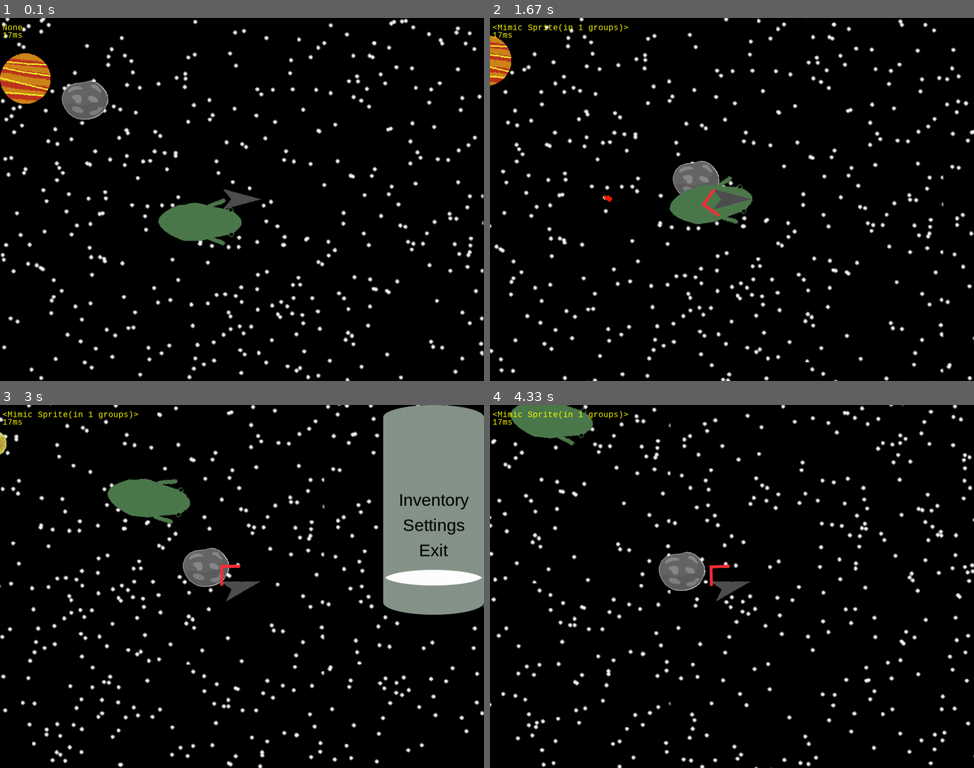
Above: before the commit, frames 1-4 (two rows, left to right).
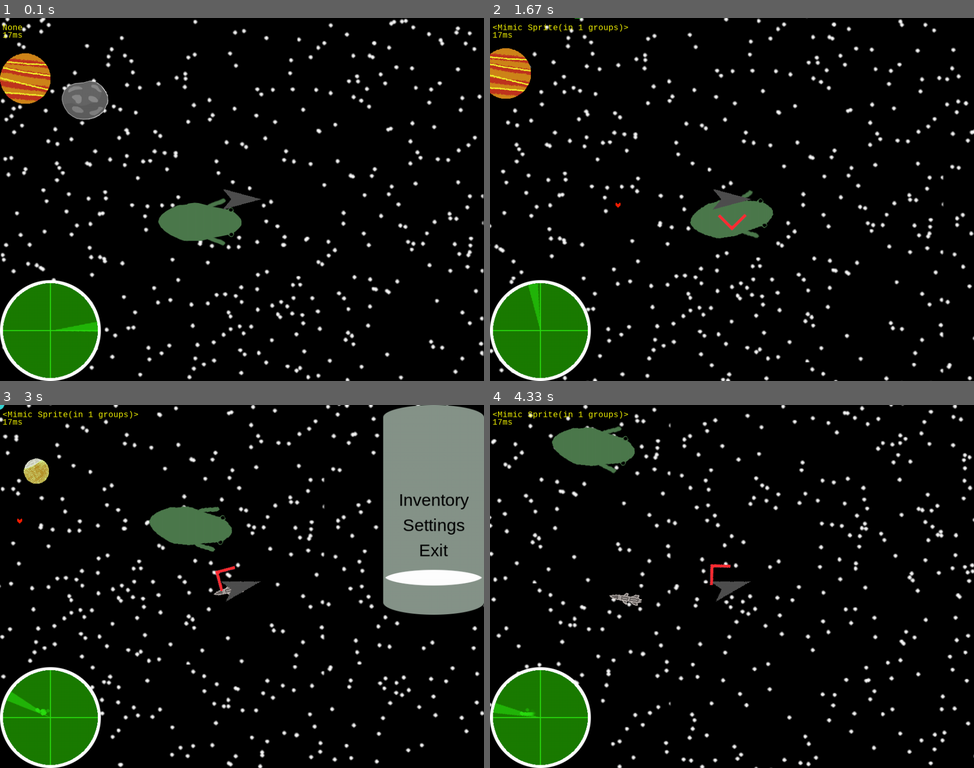
Above: after the commit, the same moments.

Repository: Jacob-OTW/Explorer-in-PyGame
Game: pygame game, started from main.py
Two runs of this game, one before a commit and one after it. Both use one fixed random seed, a clock stepped at 60 frames per second and the inputs below.
Inputs (mouse positions are in pixels of both pictures, inside the frame that each line leads up to):
- Up to frame 1 (0.1 s): no input
- Up to frame 2 (1.67 s): hold Q 0.33-0.8 s; hold Up 0.33-0.8 s; tap G at 0.83 s; tap Space at 1.17 s; click (615, 203) at 1.55 s
- Up to frame 3 (3 s): tap A at 1.83 s; tap E at 2.17 s; tap I at 2.5, 2.98 s; hold Q from 2.83 s (still down); hold Up from 2.83 s (still down)
- Up to frame 4 (4.33 s): release Q at 3.3 s; release Up at 3.3 s; hold Up 3.33-3.8 s; tap Space at 3.4, 3.7, 4.23 s; tap I at 3.48 s; tap Enter at 3.83 s; hold Down from 4.17 s (still down); tap G at 4.32 s

The runs differ from the first frame. In frame 1, 4.6% of the frame differs, in the area x 0-21%, y 72-100%; in frame 2, 7.9%; in frame 3, 8.5%, in the area x 0-51%, y 0-100%; in frame 4, 8.0%.

Commit message:
Added missile, uses predicted line of sight and will curve into target. Missile will track current radar target.

Diff:
--- a/main.py
+++ b/main.py
@@ -12,6 +12,7 @@
 from star_obj import Stars
 from space_probe_obj import space_probe_group
 from radar_obj import radar_group, radar, radar_ping_group
+from missile_obj import missile_group, add_missile
 
 
 def HandleKeys():
@@ -43,6 +44,8 @@
                     r = random.choice(radar_ping_group.sprites())
                     radar.lock = r.target
                     map_selector.set_target(r)
+            if event.key == pygame.K_q:
+                add_missile()
 
 
 class MouseTrail:  # This class is for debugging
@@ -78,7 +81,7 @@
 myfont = pygame.font.SysFont("monospace", 16)  # setup font for text
 
 last_time = time.time()
-play.inventory.append('Probe')
+play.inventory.append('Radar')
 while True:
     # Timing
     frame_time = time.time() - last_time
@@ -98,6 +101,7 @@
     map_selector_group.update()
     radar_group.update()
     radar_ping_group.update()
+    missile_group.update()
 
     # Visual
     stage.screen.fill('black')  # Fill the 'screen' surface with a solid color
@@ -105,6 +109,7 @@
     space_probe_group.draw(stage.screen)
     planet_group.draw(stage.screen)  # Draw the planets
     creature_group.draw(stage.screen)
+    missile_group.draw(stage.screen)
     player_group.draw(stage.screen)
     if map_selector.target:
         arrow_group.draw(stage.screen)
--- /dev/null
+++ b/missile_obj.py
@@ -0,0 +1,75 @@
+import pygame
+import math
+from settings import stage
+from player_obj import play
+from planet_obj import planet_group
+from radar_obj import radar
+
+
+def add_missile():
+    missile_group.add(
+        Missile((stage.XScroll + play.rect.centerx, stage.YScroll + play.rect.centery), (play.XF, play.YF)))
+
+
+def dis_to(mp, tp):
+    x = tp[0] - mp[0]
+    y = tp[1] - mp[1]
+    return math.sqrt(x ** 2 + y ** 2)
+
+
+def dir_to(mp, tp):
+    convert = 57.29577951
+    x = tp[0] - mp[0]
+    y = tp[1] - mp[1]
+    if y == 0:
+        return 90 if x > 0 else 270
+    if y > 0:
+        return (math.atan(x / y)) * convert
+    else:
+        return math.atan(x / y) * convert + 180
+
+
+class Missile(pygame.sprite.Sprite):
+    def __init__(self, start, force):
+        super().__init__()
+        self.idle = pygame.transform.scale(pygame.image.load('Assets/Missile/idle.png').convert_alpha(), (80, 80))
+        self.image = self.idle
+        self.rect = self.image.get_rect()
+        self.mask = pygame.mask.from_surface(self.image)
+        self.start = start
+        self.force = pygame.math.Vector2(force)
+        self.angle = 0
+        self.health = 900
+        self.target = radar.lock
+
+    def update(self):
+        # Position
+        self.start += self.force
+        self.image = pygame.transform.rotate(self.idle, self.angle)
+        self.rect = self.image.get_rect(center=(self.start[0] - stage.XScroll, self.start[1] - stage.YScroll))
+
+        # Lifespan
+        self.health -= 1
+        if self.health < 0:
+            self.kill()
+
+        # Tracking
+        if self.target:
+            convert = 360 / (math.pi * 2)
+            x = self.target.rect.centerx + ((dis_to(self.rect.center, self.target.rect.center) / abs(self.force[0]) + 2) * self.target.XF / 2)
+            y = self.target.rect.centery + ((dis_to(self.rect.center, self.target.rect.center) / abs(self.force[1]) + 2) * self.target.YF / 2)
+            predict = (x, y)
+            self.angle = dir_to(self.rect.center, predict) - 90
+            self.start = (
+                self.start[0] + (math.cos(self.angle / convert) * 2), self.start[1] - math.sin(self.angle / convert) * 2)
+
+        # Collision
+        for planet in planet_group.sprites():
+            offset = (planet.rect.x - self.rect.x, planet.rect.y - self.rect.y)
+            if self.mask.overlap(planet.mask, offset):
+                if 'Asteroid' in planet.status:
+                    planet.kill()
+                self.kill()
+
+
+missile_group = pygame.sprite.Group()
--- a/planet_obj.py
+++ b/planet_obj.py
@@ -1,6 +1,5 @@
 import math
 import pygame
-
 from settings import stage
 from player_obj import play
 from space_probe_obj import space_probe_group
Binary file added: Assets/Missile/ab0.png
Binary file added: Assets/Missile/ab1.png
Binary file added: Assets/Missile/idle.png
